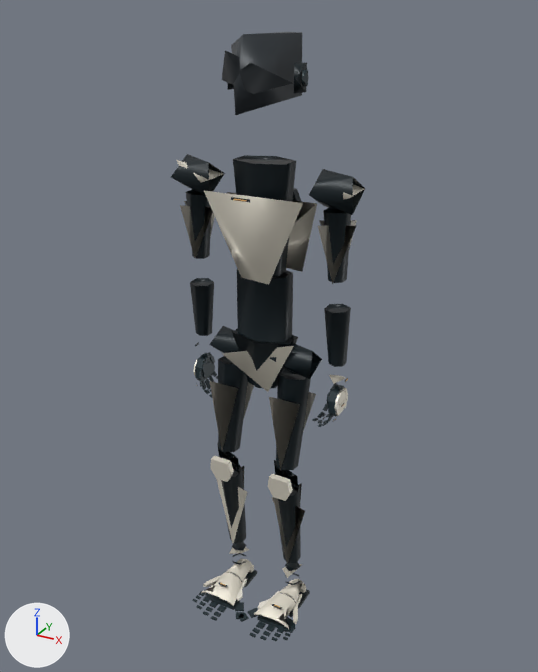
The glTF model assets/nisoku03/derived/meshopt/nisoku03_d0_lod2.meshopt.glb: old version first, new version second.
Rendered twice from a camera (50 mm lens) standing at (1.027, -1.841, 1.934) and looking at (0.017, -0.003, 1.015). The axes (+X, +Y, +Z) are drawn at lower left. The lights are the same throughout. The picture after the commit comes second. Vertices at exactly the same position are counted once.

Objects in the first picture: 'NISOKU_03_GEOMETRY'.
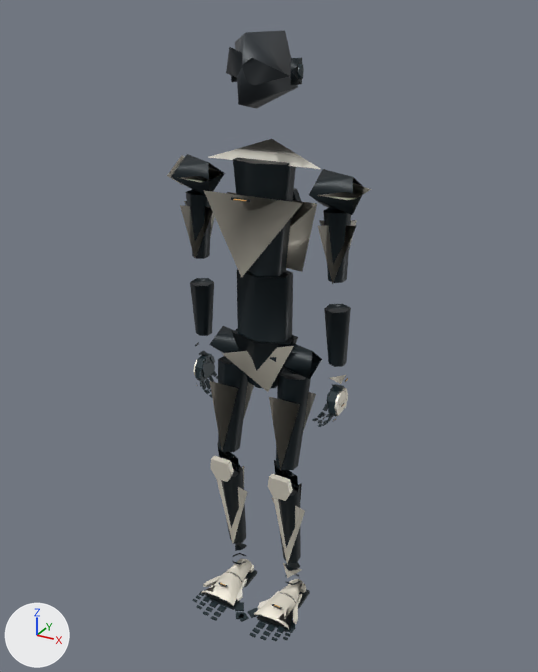
The change, as a list of edits to the scene's bpy script:
```text
Change me_mesh_0:
    used by ob_nisoku_03_geometry; location = (0.0, 0.0, 0.0)
    remove me_mesh_0.from_pydata(...)  # 1562 vertices, 2377 faces; spans x -0.29..0.29, y -0.23..0.13, z 0.01..1.88
    add me_mesh_0.from_pydata(...)  # 1567 vertices, 2379 faces; spans x -0.3..0.3, y -0.23..0.12, z 0.01..1.88
    me_mesh_0 part 1: the loose piece of 4 vertices spanning x -0.11..0.11, y -0.14..-0.04, z 1.74..1.84 is moved by (0.0, 0.01, 0.02)
    me_mesh_0 part 2: the loose piece of 6 vertices spanning x -0.11..-0.09, y -0.03..0.05, z 1.73..1.8 is moved by (0.01, 0.0, 0.02)
    me_mesh_0 part 3: the loose piece of 6 vertices spanning x 0.09..0.11, y -0.03..0.05, z 1.73..1.8 is moved by (-0.01, 0.0, 0.02)
    me_mesh_0 part 4: the loose piece of 6 vertices spanning x 0.11..0.12, y -0.01..0.04, z 1.75..1.79 is moved by (-0.01, 0.0, 0.02)
    me_mesh_0 part 5: the loose piece of 7 vertices spanning x -0.11..0.07, y -0.15..0.13, z 1.68..1.88 is rebuilt with 6 vertices and now spans x -0.09..0.07, y -0.14..0.12, z 1.68..1.88
    me_mesh_0 part 6: the loose piece of 4 vertices spanning x 0.21..0.27, y -0.01..0.05, z 0.91..0.92 is rebuilt with 4 vertices and now spans x 0.21..0.26, y 0.0..0.04, z 0.91..0.92
    me_mesh_0 part 7: the loose piece of 4 vertices spanning x -0.13..-0.08, y -0.03..0.03, z 0.14..0.16 is deleted
    me_mesh_0 part 8
    15 vertices are removed from x -0.28..0.28, y -0.06..0.05, z 0.16..1.53
    158 faces are deleted
    6 vertices move from x -0.24..-0.13, y -0.01..0.04, z 0.16..0.88 to x -0.24..-0.11, y -0.03..0.04, z 0.16..0.88
    25 vertices are added at x -0.3..0.3, y -0.16..0.06, z 0.03..1.6
    166 new faces join them
    other edits to the shape of me_mesh_0 do not show in these pictures
```

Where the change shows, as pixel boxes (x1, y1, x2, y2) in the pictures (538 x 672 px; the box of a moved part takes in the faces that stretch with it):
'NISOKU_03_GEOMETRY', reshaped
    before: (171, 32, 365, 641)
    after: (167, 30, 371, 641)
part 1 of me_mesh_0, moved or reshaped
    before: (222, 50, 293, 94)
    after: (226, 47, 289, 85)
part 2 of me_mesh_0, moved or reshaped (mostly hidden)
    before: (227, 82, 234, 90)
    after: (231, 76, 237, 82)
part 3 of me_mesh_0, moved or reshaped
    before: (294, 63, 307, 93)
    after: (291, 58, 302, 85)
part 4 of me_mesh_0, moved or reshaped
    before: (302, 70, 308, 87)
    after: (298, 64, 304, 79)
part 5 of me_mesh_0, rebuilt (11% narrower)
    before: (231, 32, 302, 115)
    after: (235, 30, 298, 109)
part 6 of me_mesh_0, rebuilt
    before: (329, 375, 346, 384)
    after: (330, 375, 346, 384)
part 7 of me_mesh_0, deleted
    before: (229, 547, 249, 554)
part 8 of me_mesh_0, moved or reshaped
    before: (177, 160, 364, 582)
    after: (167, 139, 371, 629)
